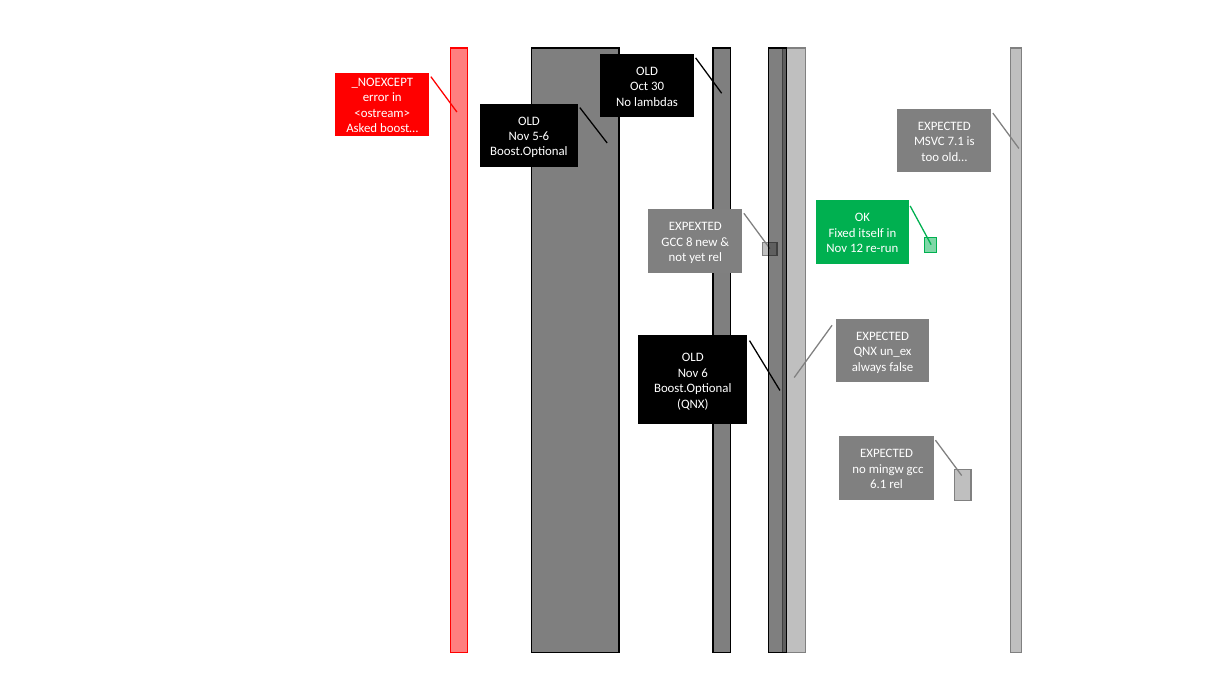
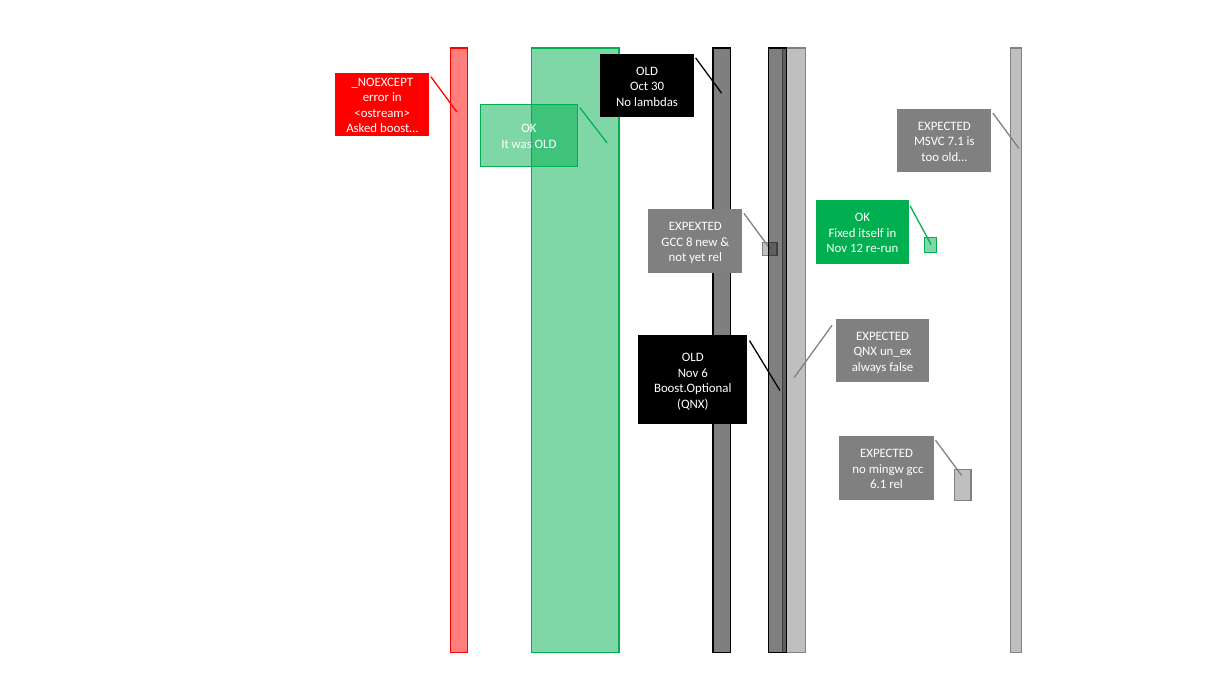
Before and after one commit to boostorg/contract, a slide deck: slide 1 of BUGS.pptx. Drawn at 1232x693 pixels with LibreOffice and Linux fonts; fonts in the diff are those of the drawing; background and template pictures are left out. Boxes give left, top, right and bottom in pixels: in the first picture for what was removed or moved away, otherwise in the second. Text is boxed around its words. In the diff, an @@ line names an element or a change of style, - is before the commit and + after.

```diff
--- a/BUGS.pptx
+++ b/BUGS.pptx
@@ rectangle at box(531, 48, 619, 653): fill #000000 at 50% opacity to #00B050 at 50% opacity; outline #000000 1 pt to #00B050 1 pt @@
@@ border callout "OK" at box(481, 104, 578, 166): fill #000000 to #00B050 at 50% opacity; outline #000000 1 pt to #00B050 1 pt @@
@@ text in border callout at box(501, 122, 557, 152): text changed @@
-OLD
-Nov 5-6
-Boost.Optional
+OK
+It was OLD
```
Also in this commit, not shown: 12 other files.
